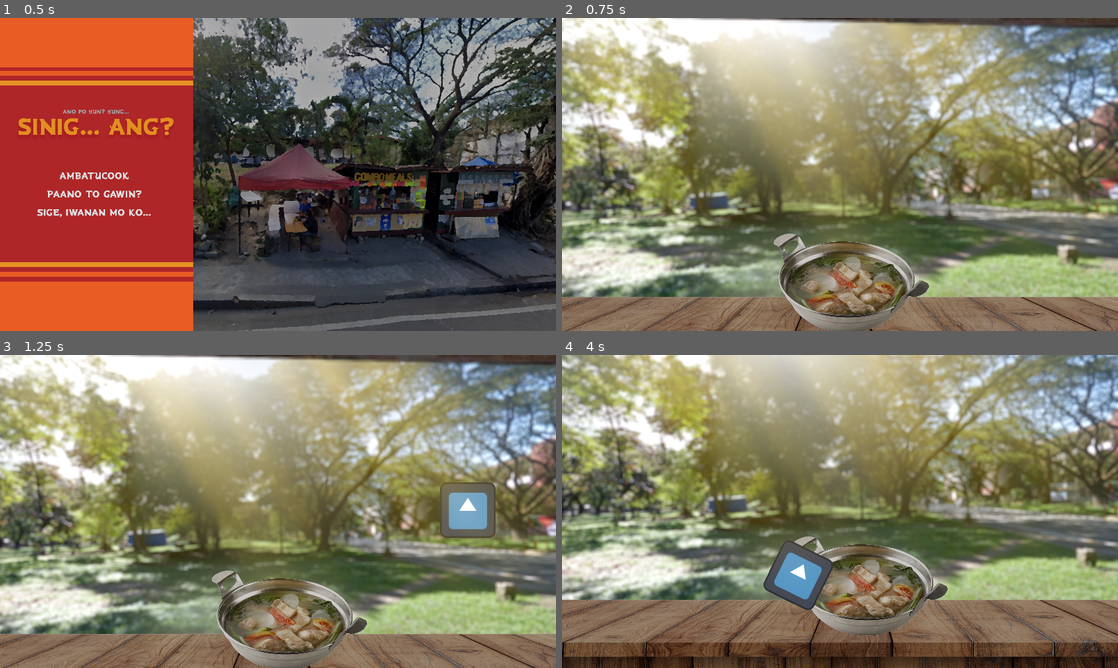
Above: before the commit, frames 1-4 (two rows, left to right).
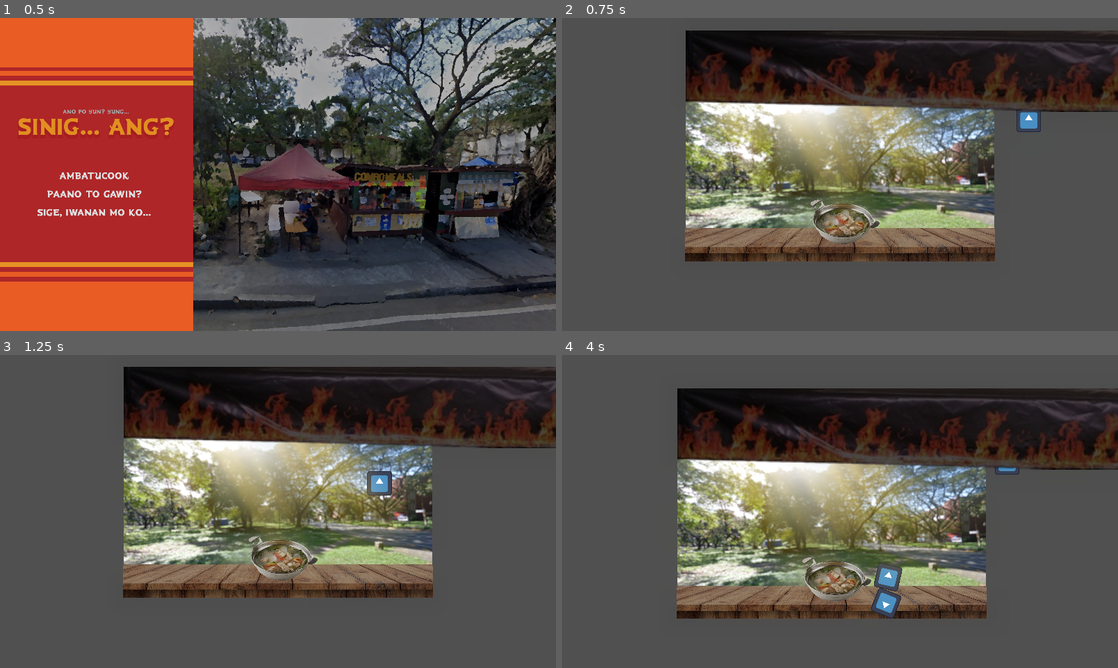
Above: after the commit, the same moments.

Repository: FlamingHerb/develup-chapter-1-quest
Game: Godot game, scene res://scenes/main_menu.tscn
Two runs of this game, one before a commit and one after it. Both use one fixed random seed, a clock stepped at 60 frames per second and the inputs below. The engine's default icon, where the game draws it, is replaced by a stand-in: a white triangle on a blue panel in a dark square. Sound files missing from this copy of the repository are replaced by a short silence.
Inputs (mouse positions are in pixels of both pictures, inside the frame that each line leads up to):
- Up to frame 1 (0.5 s): no input
- Up to frame 2 (0.75 s): click "Ambatucook" at 0.5 s
- Up to frame 3 (1.25 s): no input
- Up to frame 4 (4 s): tap Enter at 1.25 s; move the mouse to (962, 495) at 1.27 s; tap Space at 1.52, 2.27, 3.77 s; move the mouse to (728, 527) at 2.02 s; move the mouse to (895, 442) at 2.77 s; move the mouse to (812, 574) at 3.52 s

Frame 1 is identical in both runs. In frame 2, 90% of the frame differs, in the area x 0-100%, y 0-100%; in frame 3, 90%; in frame 4, 93%.

Commit message:
feat: we'll work with this i guess, fuck parabolas

Diff:
--- a/scenes/game_main.tscn
+++ b/scenes/game_main.tscn
@@ -83,7 +83,7 @@
 
 [node name="GameCamera" type="Camera2D" parent="."]
 position = Vector2(576, 320)
-zoom = Vector2(0.9, 0.9)
+zoom = Vector2(0.4, 0.4)
 limit_left = -224
 limit_top = -126
 limit_right = 1376
--- a/scripts/game_main.gd
+++ b/scripts/game_main.gd
@@ -33,10 +33,10 @@
 	adding_item.time_in_air = randf_range(1, 1.2)
 
 	if randi_range(0, 1):
-		adding_item.position.x = -400
+		adding_item.position.x = randi_range(-600, -400)
 	else:
-		adding_item.position.x = 1500
+		adding_item.position.x =  randi_range(1500, 1700)
 
-	adding_item.position.y = randi_range(-10, 600)
+	adding_item.position.y = randi_range(-100, 700)
 
 	projectile_group.add_child(adding_item)
--- a/scripts/game_main/item_base.gd
+++ b/scripts/game_main/item_base.gd
@@ -23,5 +23,8 @@
 
 ## We know position (x,y) but not linear velocity.
 func _calculate_linear_velocity() -> void:
+	# First, classify what kind of throw that is valid for this specific item
+
 	linear_velocity.x = (target_pos.x - position.x) / time_in_air
-	linear_velocity.y = ((target_pos.y - position.y ) - ((980 * (time_in_air ** 2)) / 2)) / (time_in_air)
+	linear_velocity.y = ((target_pos.y - position.y) - ((980 * (time_in_air ** 2)) / 2)) / time_in_air
+	print(linear_velocity)
